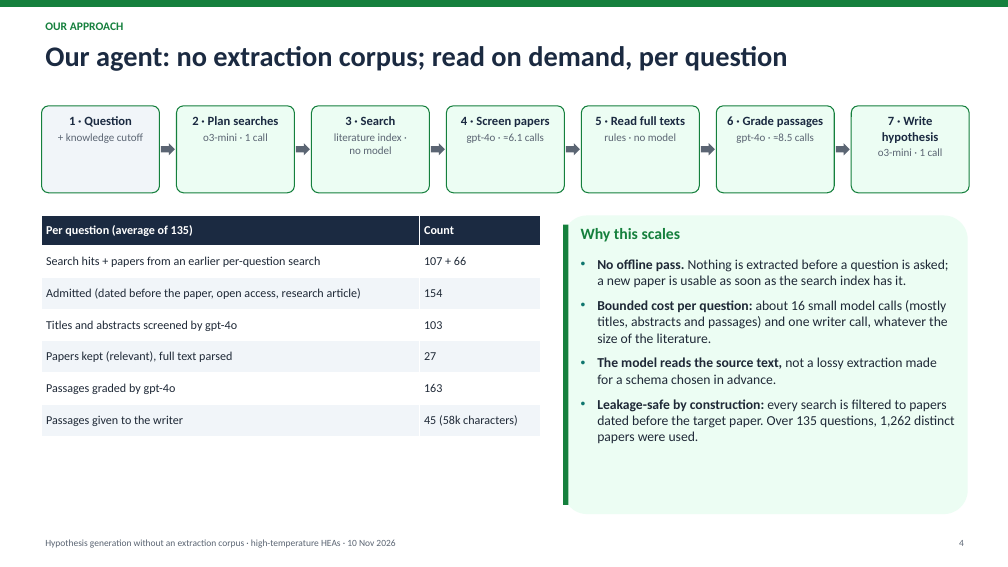
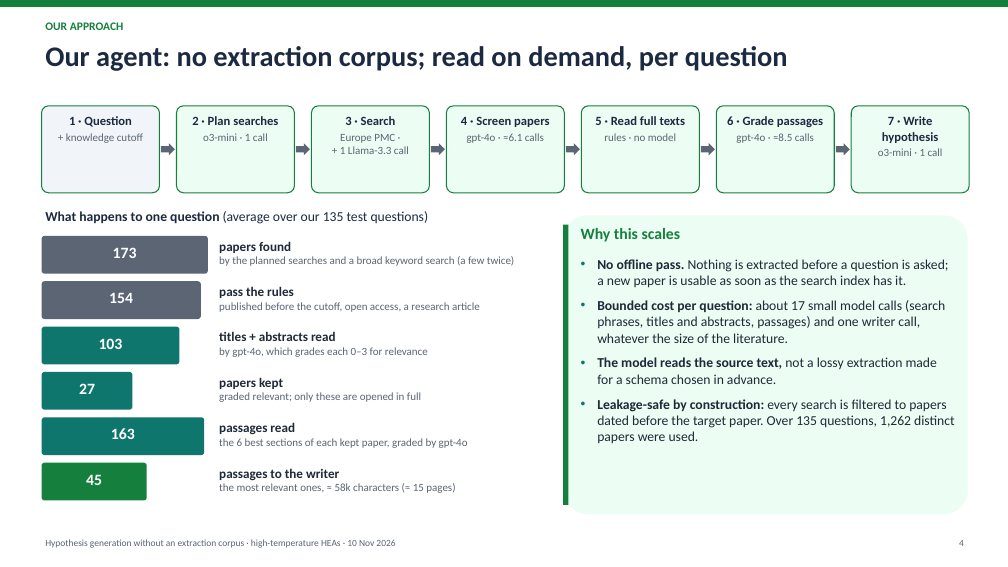
Before and after one commit to yadyneshsonale/materials-hypothesis-generation, a slide deck: slide 4 of presentations/2026-11-10_on_demand_retrieval/on_demand_hypothesis_generation_2026-11-10.pptx. Drawn at 1008x567 pixels with LibreOffice and Linux fonts; fonts in the diff are those of the drawing. Boxes give left, top, right and bottom in pixels: in the first picture for what was removed or moved away, otherwise in the second. Text is boxed around its words. In the diff, an @@ line names an element or a change of style, - is before the commit and + after.

```diff
--- a/presentations/2026-11-10_on_demand_retrieval/on_demand_hypothesis_generation_2026-11-10.pptx
+++ b/presentations/2026-11-10_on_demand_retrieval/on_demand_hypothesis_generation_2026-11-10.pptx
@@ text at (340,134,409,154): text changed @@
-literature index ·
-no model
+Europe PMC ·
++ 1 Llama-3.3 call
@@ table removed at (42,216,541,436), 7 rows, 2 columns @@
-Per question (average of 135) | Count
-Search hits + papers from an earlier per-question search | 107 + 66
-Admitted (dated before the paper, open access, research article) | 154
-Titles and abstracts screened by gpt-4o | 103
-Papers kept (relevant), full text parsed | 27
-Passages graded by gpt-4o | 163
-Passages given to the writer | 45 (58k characters)
@@ rounded rectangle added at (42,236,208,274), fill #5B6573 @@
@@ text added at (45,211,429,224), 13 pt, text #1B2A41 @@
+What happens to one question (average over our 135 test questions)
@@ text added at (113,247,137,258), 15 pt, text #FFFFFF, bold @@
+173
@@ text added at (219,241,514,266), 10.5 pt, text #5B6573 @@
+papers found
+by the planned searches and a broad keyword search (a few twice)
@@ rounded rectangle added at (42,281,201,319), fill #5B6573 @@
@@ text added at (109,293,133,303), 15 pt, text #FFFFFF, bold @@
+154
@@ text added at (219,286,480,312), 10.5 pt, text #5B6573 @@
+pass the rules
+published before the cutoff, open access, a research article
@@ rounded rectangle added at (42,327,179,364), fill #0F766E @@
@@ text at (597,300,945,343): text changed @@
-• Bounded cost per question: about 16 small model calls (mostly titles, abstracts and passages) and one writer call, whatever the size of the literature.
+• Bounded cost per question: about 17 small model calls (search phrases, titles and abstracts, passages) and one writer call, whatever the size of the literature.
@@ text added at (99,338,123,349), 15 pt, text #FFFFFF, bold @@
+103
@@ text added at (219,331,428,357), 10.5 pt, text #5B6573 @@
+titles + abstracts read
+by gpt-4o, which grades each 0–3 for relevance
@@ rounded rectangle added at (42,372,132,410), fill #0F766E @@
@@ text added at (79,383,95,394), 15 pt, text #FFFFFF, bold @@
+27
@@ text added at (219,377,421,402), 10.5 pt, text #5B6573 @@
+papers kept
+graded relevant; only these are opened in full
@@ rounded rectangle added at (42,417,204,455), fill #0F766E @@
@@ text added at (111,428,135,439), 15 pt, text #FFFFFF, bold @@
+163
@@ text added at (219,422,468,448), 10.5 pt, text #5B6573 @@
+passages read
+the 6 best sections of each kept paper, graded by gpt-4o
@@ rounded rectangle added at (42,463,147,501), fill #15803D @@
@@ text added at (86,474,102,485), 15 pt, text #FFFFFF, bold @@
+45
@@ text added at (219,468,455,493), 10.5 pt, text #5B6573 @@
+passages to the writer
+the most relevant ones, ≈ 58k characters (≈ 15 pages)
```
Also in this commit, not shown: 11 other slides changed, 2 slides added, 1 slide removed, 1 other file.
